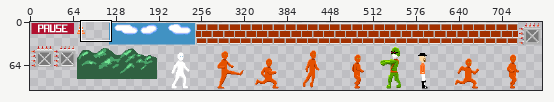
A sprite sheet gets an edit: android/assets/spritesheet.png. Above, an overview of the earlier version with the close-up marked.
Close-up. Before the edit:
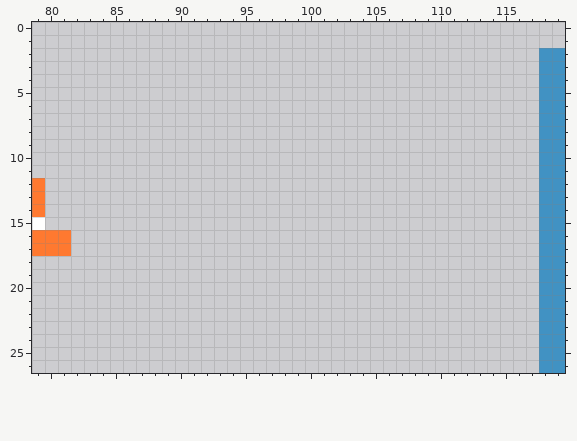
The file is 754x102 pixels. Shown: x 79..119, y 0..26. The old version is drawn lined up with the new one.
The same view after the edit:
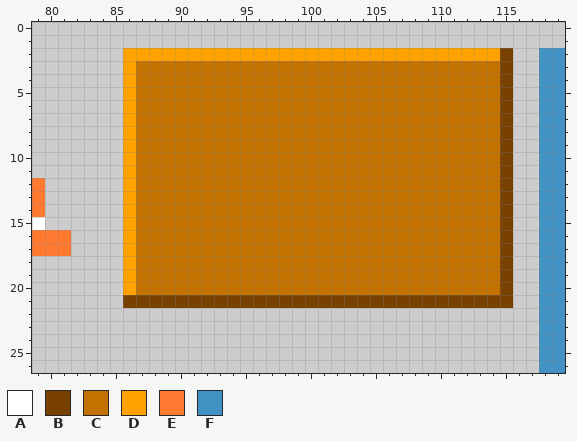
Palette (. is transparent): A #ffffff  B #794100  C #c37100  D #ffa200  E #ff7930  F #4192c3
The exact change:
canvas 754x102 -> 764x102; drawings rearranged on the sheet (the old picture shows each at its new place)
@@ x 79..119 @@
  1 .........................................
- 2 .......................................FF
- 3 .......................................FF
- 4 .......................................FF
- 5 .......................................FF
- 6 .......................................FF
- 7 .......................................FF
- 8 .......................................FF
- 9 .......................................FF
-10 .......................................FF
-11 .......................................FF
-12 E......................................FF
-13 E......................................FF
-14 E......................................FF
-15 A......................................FF
-16 EEE....................................FF
-17 EEE....................................FF
-18 .......................................FF
-19 .......................................FF
-20 .......................................FF
-21 .......................................FF
+ 2 .......DDDDDDDDDDDDDDDDDDDDDDDDDDDDDB..FF
+ 3 .......DCCCCCCCCCCCCCCCCCCCCCCCCCCCCB..FF
+ 4 .......DCCCCCCCCCCCCCCCCCCCCCCCCCCCCB..FF
+ 5 .......DCCCCCCCCCCCCCCCCCCCCCCCCCCCCB..FF
+ 6 .......DCCCCCCCCCCCCCCCCCCCCCCCCCCCCB..FF
+ 7 .......DCCCCCCCCCCCCCCCCCCCCCCCCCCCCB..FF
+ 8 .......DCCCCCCCCCCCCCCCCCCCCCCCCCCCCB..FF
+ 9 .......DCCCCCCCCCCCCCCCCCCCCCCCCCCCCB..FF
+10 .......DCCCCCCCCCCCCCCCCCCCCCCCCCCCCB..FF
+11 .......DCCCCCCCCCCCCCCCCCCCCCCCCCCCCB..FF
+12 E......DCCCCCCCCCCCCCCCCCCCCCCCCCCCCB..FF
+13 E......DCCCCCCCCCCCCCCCCCCCCCCCCCCCCB..FF
+14 E......DCCCCCCCCCCCCCCCCCCCCCCCCCCCCB..FF
+15 A......DCCCCCCCCCCCCCCCCCCCCCCCCCCCCB..FF
+16 EEE....DCCCCCCCCCCCCCCCCCCCCCCCCCCCCB..FF
+17 EEE....DCCCCCCCCCCCCCCCCCCCCCCCCCCCCB..FF
+18 .......DCCCCCCCCCCCCCCCCCCCCCCCCCCCCB..FF
+19 .......DCCCCCCCCCCCCCCCCCCCCCCCCCCCCB..FF
+20 .......DCCCCCCCCCCCCCCCCCCCCCCCCCCCCB..FF
+21 .......BBBBBBBBBBBBBBBBBBBBBBBBBBBBBB..FF
 22 .......................................FF
Changed places in both close-ups, as pixel boxes (x1, y1, x2, y2):
added: (123, 48, 513, 308)
